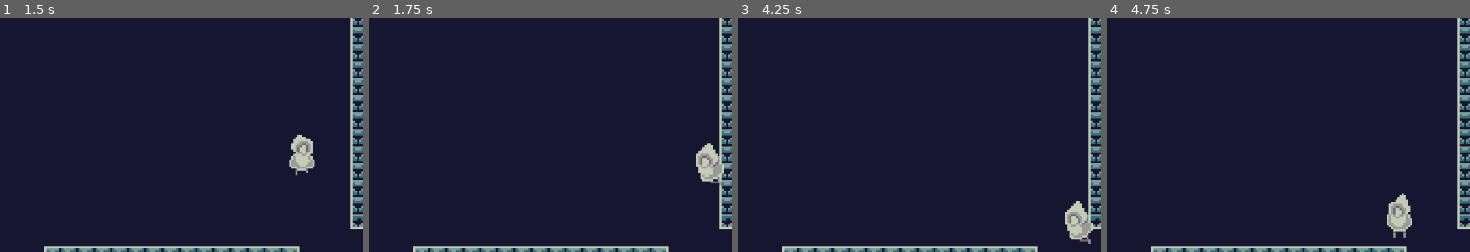
Above: before the commit, frames 1-4 (left to right).
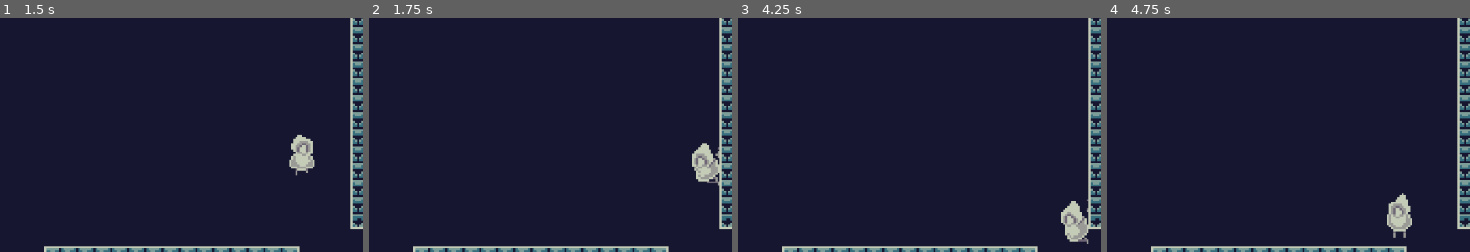
Above: after the commit, the same moments.

Repository: chrisjusto/WizardWoesComleteEdition
Game: Godot game, scene res://GameLevels/TestWorld.tscn
The game is run twice, just before and just after one commit, with the same random seed, the same clock (stepped at 60 frames per second) and the same inputs.
Inputs:
- Up to frame 1 (1.5 s): hold Space (jump) 0.53-1.28 s; hold D (right) from 0.53 s (still down); tap Space (jump) at 1.35 s
- Up to frame 2 (1.75 s): keep holding D (right); tap Space (jump) at 1.52 s
- Up to frame 3 (4.25 s): tap Space (jump) at 1.82, 2.85, 3.02, 3.32 s; release D (right) at 2.03 s; hold A (left) 2.03-2.78 s; hold Space (jump) 2.03-2.78 s; hold D (right) from 2.78 s (still down); hold Space (jump) from 3.53 s (still down)
- Up to frame 4 (4.75 s): release D (right) at 4.28 s; release Space (jump) at 4.28 s; hold A (left) from 4.28 s (still down); tap Space (jump) at 4.35, 4.52 s
The pictures show only the part of the screen within x 23-73%, y 27-77%; the shares and areas given below are measured in that part.

Frame 1 is identical in both runs. In frame 2, 0.8% of the frame differs, in the area x 88-98%, y 53-72%; in frame 3, 0.8%; in frame 4, nothing differs.

Commit message:
added walljumpanimation to engine

Diff:
--- a/Game/Wizard/Actors/Player.tscn
+++ b/Game/Wizard/Actors/Player.tscn
@@ -92,7 +92,7 @@
 
 [sub_resource type="Animation" id=7]
 resource_name = "WallSlide"
-length = 0.5
+length = 0.4
 loop = true
 tracks/0/type = "value"
 tracks/0/path = NodePath("Sprite:frame")
@@ -101,10 +101,27 @@
 tracks/0/imported = false
 tracks/0/enabled = true
 tracks/0/keys = {
-"times": PoolRealArray( 0 ),
-"transitions": PoolRealArray( 1 ),
+"times": PoolRealArray( 0, 0.1, 0.2, 0.3 ),
+"transitions": PoolRealArray( 1, 1, 1, 1 ),
 "update": 1,
-"values": [ 15 ]
+"values": [ 15, 16, 17, 18 ]
+}
+
+[sub_resource type="Animation" id=8]
+resource_name = "wall"
+length = 0.4
+loop = true
+tracks/0/type = "value"
+tracks/0/path = NodePath("Sprite:frame")
+tracks/0/interp = 1
+tracks/0/loop_wrap = true
+tracks/0/imported = false
+tracks/0/enabled = true
+tracks/0/keys = {
+"times": PoolRealArray( 0, 0.1, 0.2, 0.3 ),
+"transitions": PoolRealArray( 1, 1, 1, 1 ),
+"update": 1,
+"values": [ 16, 17, 18, 15 ]
 }
 
 [node name="Player" type="KinematicBody2D"]
@@ -114,7 +131,7 @@
 position = Vector2( 0, -8 )
 texture = ExtResource( 1 )
 hframes = 3
-vframes = 6
+vframes = 7
 
 [node name="CollisionShape2D" type="CollisionShape2D" parent="."]
 position = Vector2( 0, -1 )
@@ -127,6 +144,7 @@
 anims/RESET = SubResource( 3 )
 anims/Run = SubResource( 4 )
 anims/WallSlide = SubResource( 7 )
+anims/wall = SubResource( 8 )
 
 [node name="WallCheck" type="RayCast2D" parent="."]
 enabled = true
--- a/Game/Wizard/Scripts/Player.gd
+++ b/Game/Wizard/Scripts/Player.gd
@@ -21,6 +21,7 @@
 var walljumpincrement = 0
 var lockmovement = false
 var wallgraceperiod = 0
+var wallanimationplaying = false
 onready var wallcheck = get_node("WallCheck")
 
 #Movement
@@ -53,7 +54,8 @@
 		isright = false
 func AirAnimation():
 	if motion.y > 0:
-		$AnimationPlayer.play("FallIdle")
+		if isonwall == false:
+			$AnimationPlayer.play("FallIdle")
 	else:
 		$AnimationPlayer.play("JumpIdle")
 #Jump stuff
@@ -81,7 +83,8 @@
 			if isright == true:
 				if Input.is_action_pressed("right"):
 					isonwall = true
-					$AnimationPlayer.play("WallSlide")
+					#$AnimationPlayer.play("wall")
+					print("wall")
 					if motion.y > 0:
 						if Input.is_action_just_pressed("jump"):
 							WallJumpInput(isright)
@@ -90,7 +93,7 @@
 					if isonwall == true:
 						if wallgraceperiod < 7:
 							wallgraceperiod = wallgraceperiod + 1
-							$AnimationPlayer.play("WallSlide")
+							#$AnimationPlayer.play("wall")
 							if Input.is_action_just_pressed("jump"):
 								WallJumpInput(isright)
 								isonwall = false
@@ -101,7 +104,7 @@
 			else:
 				if Input.is_action_pressed("left"):
 					isonwall = true
-					$AnimationPlayer.play("WallSlide")
+					#$AnimationPlayer.play("wall")
 					if motion.y > 0:
 						if Input.is_action_just_pressed("jump"):
 							WallJumpInput(isright)
@@ -110,7 +113,7 @@
 					if isonwall == true:
 						if wallgraceperiod < 7:
 							wallgraceperiod = wallgraceperiod + 1
-							$AnimationPlayer.play("WallSlide")
+							#$AnimationPlayer.play("wall")
 							if Input.is_action_just_pressed("jump"):
 								WallJumpInput(isright)
 								isonwall = false
@@ -178,7 +181,6 @@
 
 	#DO GRAVITY
 	Gravity()
-
 	#movement
 	if Input.is_action_pressed("right"):
 		Move(maxspeed, true, "Run")
@@ -210,6 +212,11 @@
 					Jump()
 				else:
 					JumpEnd()
+	if isonwall ==true:
+		$AnimationPlayer.play("wall")
+		#$AnimationPlayer.playback_speed(wallslideinterval/10)
+	#else:
+		#$AnimationPlayer.playback_speed(1)
 
 	#If Moveinput is pressed call move
 
Not shown: 1 places in Game/Wizard/Actors/Player.tscn that only renumber resources
Binary file changed: Game/Wizard/RawSpriteSheets/MageSpriteTest.png
Not shown, added: Art/Aesprite/TestWindow2.aseprite
Not shown, removed: Art/Png/MageSpriteTest.png
